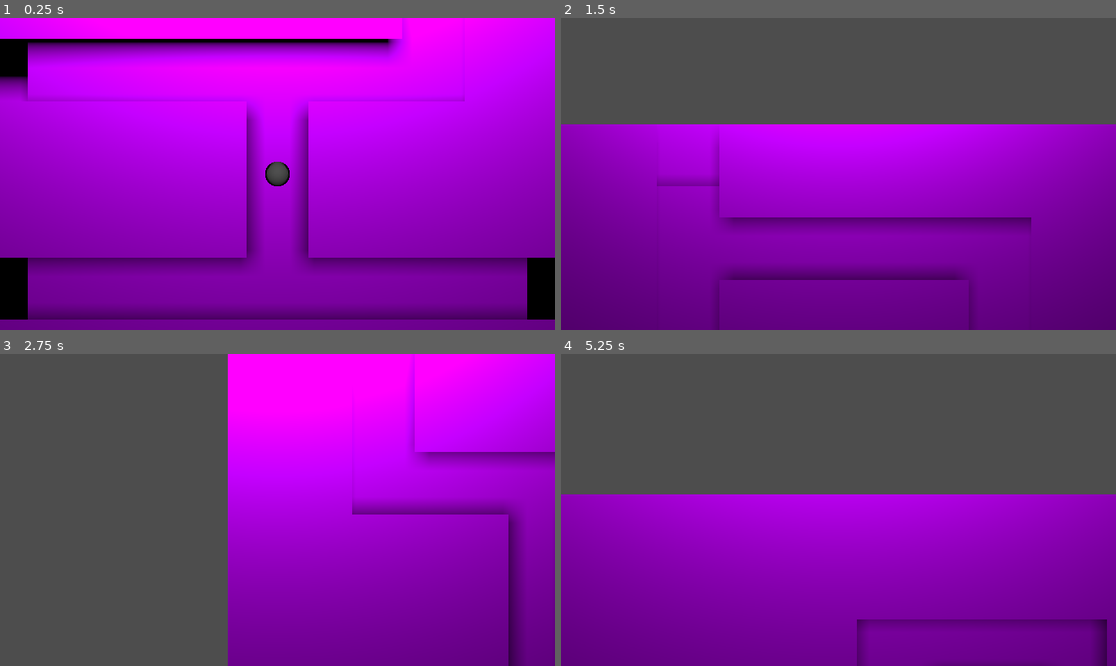
Above: before the commit, frames 1-4 (two rows, left to right).
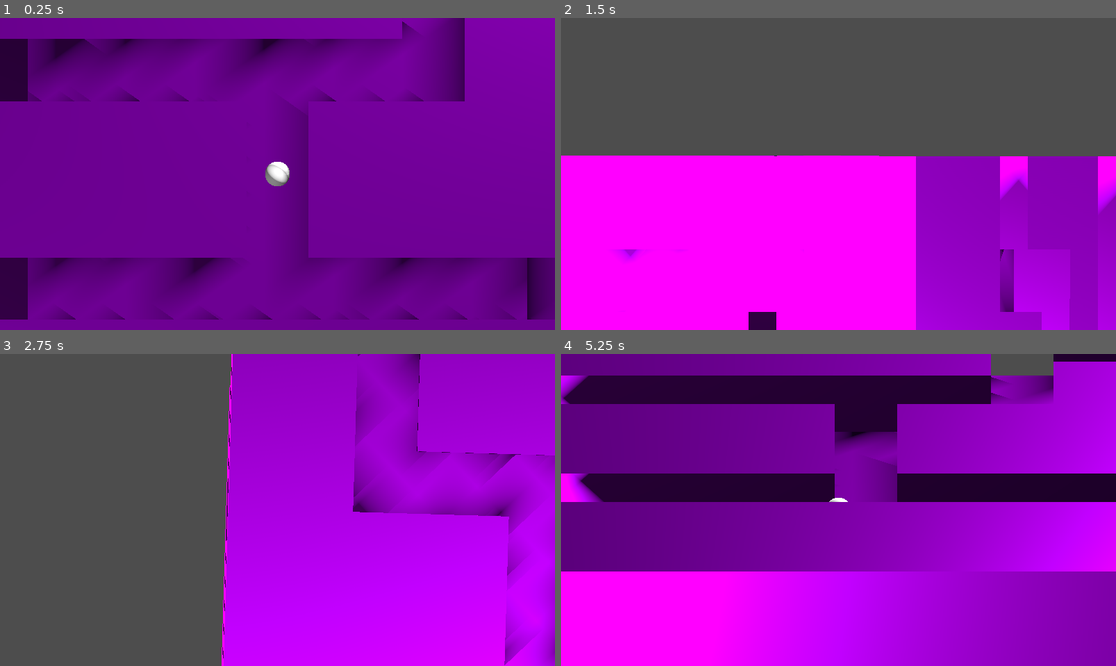
Above: after the commit, the same moments.

Repository: HeOpen/TFG_Geometricks
Game: Godot game, scene res://scenes/05_cubo_blender.tscn
Two runs of this game, one before a commit and one after it. Both use one fixed random seed, a clock stepped at 60 frames per second and the inputs below. This scene is started directly instead of the project's main scene.
Inputs:
- Up to frame 1 (0.25 s): no input
- Up to frame 2 (1.5 s): hold D (move_right) 0.53-1.28 s; tap S (cam_down) at 0.6 s; tap Space (jump) at 0.77 s; tap Q (cam_left) at 0.8, 1.35 s; hold Down (move_back) from 1.28 s (still down)
- Up to frame 3 (2.75 s): tap Space (jump) at 1.52 s; tap E (cam_right) at 1.55, 2.1 s; release Down (move_back) at 2.03 s; hold D (move_right) from 2.03 s (still down); tap Z (cam_roll_left) at 2.3 s
- Up to frame 4 (5.25 s): release D (move_right) at 2.78 s; hold Up (move_forward) 2.78-3.53 s; tap Z (cam_roll_left) at 2.85 s; tap Space (jump) at 3.02, 3.77, 4.52 s; tap C (cam_roll_right) at 3.05, 3.6 s; hold A (move_left) 3.53-5.03 s; tap W (cam_up) at 3.8, 4.35 s; tap S (cam_down) at 4.55, 5.1 s; hold Down (move_back) from 5.03 s (still down)

The runs differ from the first frame. In frame 1, 79% of the frame differs, in the area x 0-100%, y 0-97%; in frame 2, 61%; in frame 3, 50%; in frame 4, 94%, in the area x 0-100%, y 0-100%.

Commit message:
Mejorando la iluminacion y el cambio de perspectiva
Added: nuevas luces que cubran todo el cubo

Updated: Bajado el nivel de luz ambiente para que se vean mejor las sombras

Updated: el cambio de perspectiva ahora es transicional, mediante una velocidad ajustable, hay algun glitch de pantallazo negro al cambiar de perspectiva

Diff:
--- a/scenes/05_cubo_blender.tscn
+++ b/scenes/05_cubo_blender.tscn
@@ -11,6 +11,8 @@
 [sub_resource type="Environment" id="Environment_16fgm"]
 ambient_light_source = 1
 ambient_light_color = Color(1, 1, 1, 1)
+ambient_light_energy = 0.7
+tonemap_exposure = 2.5
 
 [node name="Node3D" type="Node3D" unique_id=102578322]
 
@@ -32,9 +34,21 @@
 script = ExtResource("2_pj85s")
 distance = 50.0
 
-[node name="DirectionalLight3D" type="DirectionalLight3D" parent="CharacterBody3D/Camera3D" unique_id=1201484538]
-transform = Transform3D(1, 0, 0, 0, 0.9396925, 0.3420201, 0, -0.3420201, 0.9396925, 0, 1, 0)
-light_energy = 0.25
+[node name="LightMain" type="DirectionalLight3D" parent="." unique_id=1201484538]
+transform = Transform3D(0.7071069, -0.49999982, 0.49999997, 0, 0.7071069, 0.70710665, -0.70710665, -0.49999997, 0.5000002, 0, 0, 0)
+shadow_enabled = true
+
+[node name="LightFill" type="DirectionalLight3D" parent="." unique_id=1201484539]
+transform = Transform3D(-0.7071065, -0.5000002, 0.5000003, 0, 0.7071069, 0.70710665, -0.7071071, 0.4999997, -0.49999985, 0, 0, 0)
+light_energy = 0.5
+
+[node name="LightBounce" type="DirectionalLight3D" parent="." unique_id=1201484540]
+transform = Transform3D(0.7071069, -0.49999982, -0.49999997, 0, 0.7071069, -0.70710665, 0.70710665, 0.49999997, 0.5000002, 0, 0, 0)
+light_energy = 0.3
+
+[node name="LightBack" type="DirectionalLight3D" parent="." unique_id=1201484541]
+transform = Transform3D(-0.7071065, -0.5000002, -0.5000003, 0, 0.7071069, -0.7071067, 0.7071071, -0.4999997, -0.49999982, 0, 0, -24.2)
+light_energy = 0.7
 shadow_enabled = true
 
 [node name="WorldEnvironment" type="WorldEnvironment" parent="." unique_id=1408877187]
--- a/scripts/camera_3d.gd
+++ b/scripts/camera_3d.gd
@@ -2,26 +2,32 @@
 
 var target: Node3D
 @export var distance: float = 10.0
+@export var rotation_speed: float = 8.5
+
 var orientation: Basis
+var target_orientation: Basis
 
 func _ready() -> void:
 	target = get_parent()
 	global_position = target.global_position + Vector3(0, 0, distance)
 	look_at(target.global_position, Vector3.UP)
 	orientation = global_transform.basis
+	target_orientation = orientation
 
-func _process(_delta: float) -> void:
+func _process(delta: float) -> void:
 	if Input.is_action_just_pressed("cam_left"):
-		orientation = Basis(orientation.y.normalized(), deg_to_rad(-90)) * orientation
+		target_orientation = Basis(target_orientation.y.normalized(), deg_to_rad(-90)) * target_orientation
 	if Input.is_action_just_pressed("cam_right"):
-		orientation = Basis(orientation.y.normalized(), deg_to_rad(90)) * orientation
+		target_orientation = Basis(target_orientation.y.normalized(), deg_to_rad(90)) * target_orientation
 	if Input.is_action_just_pressed("cam_up"):
-		orientation = Basis(orientation.x.normalized(), deg_to_rad(-90)) * orientation
+		target_orientation = Basis(target_orientation.x.normalized(), deg_to_rad(-90)) * target_orientation
 	if Input.is_action_just_pressed("cam_down"):
-		orientation = Basis(orientation.x.normalized(), deg_to_rad(90)) * orientation
+		target_orientation = Basis(target_orientation.x.normalized(), deg_to_rad(90)) * target_orientation
 	if Input.is_action_just_pressed("cam_roll_left"):
-		orientation = Basis(orientation.z.normalized(), deg_to_rad(-90)) * orientation
+		target_orientation = Basis(target_orientation.z.normalized(), deg_to_rad(-90)) * target_orientation
 	if Input.is_action_just_pressed("cam_roll_right"):
-		orientation = Basis(orientation.z.normalized(), deg_to_rad(90)) * orientation
-	global_position = target.global_position + orientation.z * distance
-	global_transform.basis = orientation
+		target_orientation = Basis(target_orientation.z.normalized(), deg_to_rad(90)) * target_orientation
+
+	orientation = orientation.slerp(target_orientation, rotation_speed * delta)
+
+	global_transform = Transform3D(orientation, target.global_position + orientation.z * distance)
